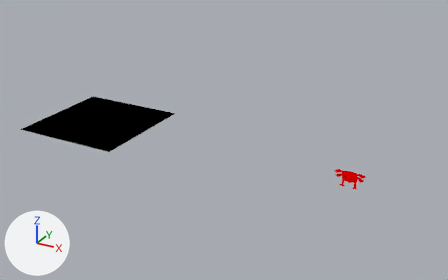
The Blender file data/models/blend/enemies.blend, before and after one commit.
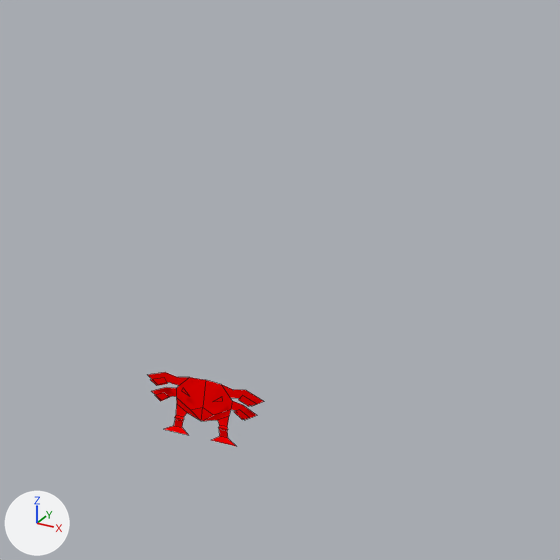
There are two pictures of each version: one whole from a 50 mm lens placed at (2.29, -8.24, 4.29), pointed at (-2.84, 1.09, -0.37), one close up on the part from 65% to 100% of the width and 24% to 79% of the height. Arrows for +X, +Y and +Z are at lower left; the lights stay in place. The close-ups show mesh edges as thin lines.

In view in the first close-up: 'DRONE_SEC'.
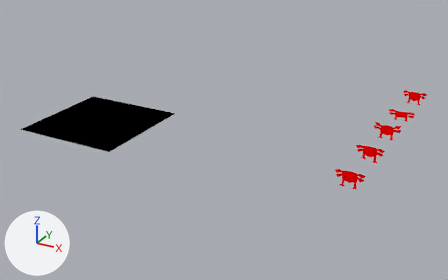
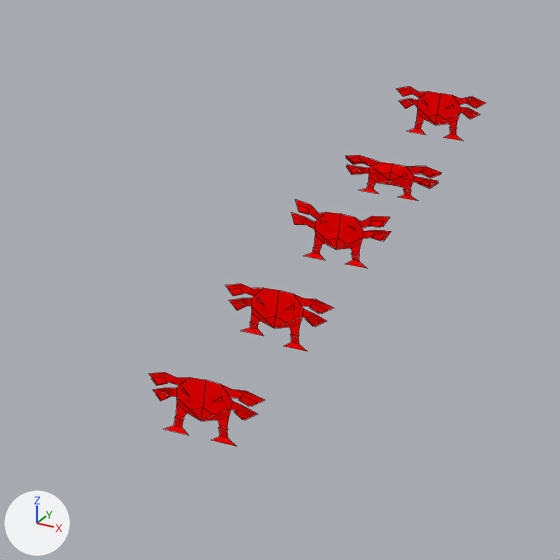
Patch to the scene script:
```diff
--- a/data/models/blend/enemies.blend.py
+++ b/data/models/blend/enemies.blend.py
@@ me_plane_003 @@
+me_plane_003.from_pydata(...)  # 40 vertices, 13 faces; spans x -0.95..0.0, y -1.226..-1.023, z 0.011..0.377
+me_plane_003.materials.append(mat_red)  # red #ff0000
@@ me_plane_005 @@
+me_plane_005.from_pydata(...)  # 47 vertices, 20 faces; spans x -0.966..0.0, y -1.226..-1.023, z -0.004..0.252
+me_plane_005.materials.append(mat_red)  # red #ff0000
@@ me_plane_007 @@
+me_plane_007.from_pydata(...)  # 77 vertices, 26 faces; spans x -0.97..0.97, y -1.23..-1.02, z -0.01..0.34
+me_plane_007.materials.append(mat_red)  # red #ff0000
@@ me_plane_002_1 @@
+me_plane_002_1.from_pydata(...)  # 77 vertices, 26 faces; spans x -0.97..0.97, y -1.23..-1.02, z -0.01..0.35
+me_plane_002_1.materials.append(mat_red)  # red #ff0000
@@ ob_drone_sec_hurt @@
+ob_drone_sec_hurt = bpy.data.objects.new('DRONE_SEC_HURT', me_plane_003)
+ob_drone_sec_hurt.location = (0.0, 2.0, 0.0)
+ob_drone_sec_hurt.scale = (0.251, 0.251, 0.735)
+_m = ob_drone_sec_hurt.modifiers.new('Mirror', 'MIRROR')
+_m.use_clip = True
@@ ob_drone_sec_dying @@
+ob_drone_sec_dying = bpy.data.objects.new('DRONE_SEC_DYING', me_plane_005)
+ob_drone_sec_dying.location = (0.0, 3.0, 0.0)
+ob_drone_sec_dying.scale = (0.251, 0.251, 0.735)
+_m = ob_drone_sec_dying.modifiers.new('Mirror', 'MIRROR')
+_m.use_clip = True
@@ ob_drone_sec_step @@
+ob_drone_sec_step = bpy.data.objects.new('DRONE_SEC_STEP', me_plane_007)
+ob_drone_sec_step.location = (0.0, 1.0, 0.0)
+ob_drone_sec_step.scale = (0.251, 0.251, 0.735)
@@ ob_drone_sec_attack @@
+ob_drone_sec_attack = bpy.data.objects.new('DRONE_SEC_ATTACK', me_plane_002_1)
+ob_drone_sec_attack.location = (0.0, 4.0, 0.0)
+ob_drone_sec_attack.scale = (0.251, 0.251, 0.735)
```

Location of each change, [x1, y1, x2, y2] in pixels of the close-ups (560 x 560 px):
'DRONE_SEC_STEP', added (red): after [225, 284, 334, 351]
'DRONE_SEC_HURT', added (red): after [291, 199, 391, 268]
'DRONE_SEC_ATTACK', added (red): after [397, 86, 485, 141]
'DRONE_SEC_DYING', added (red): after [346, 155, 441, 201]
